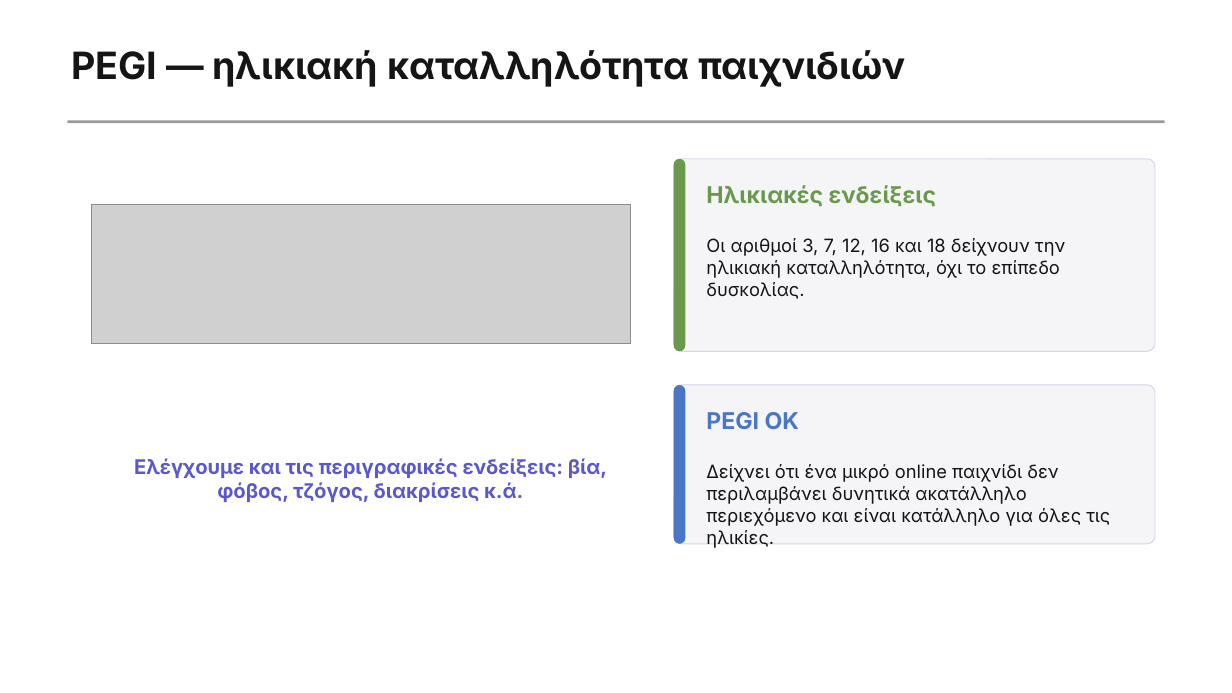
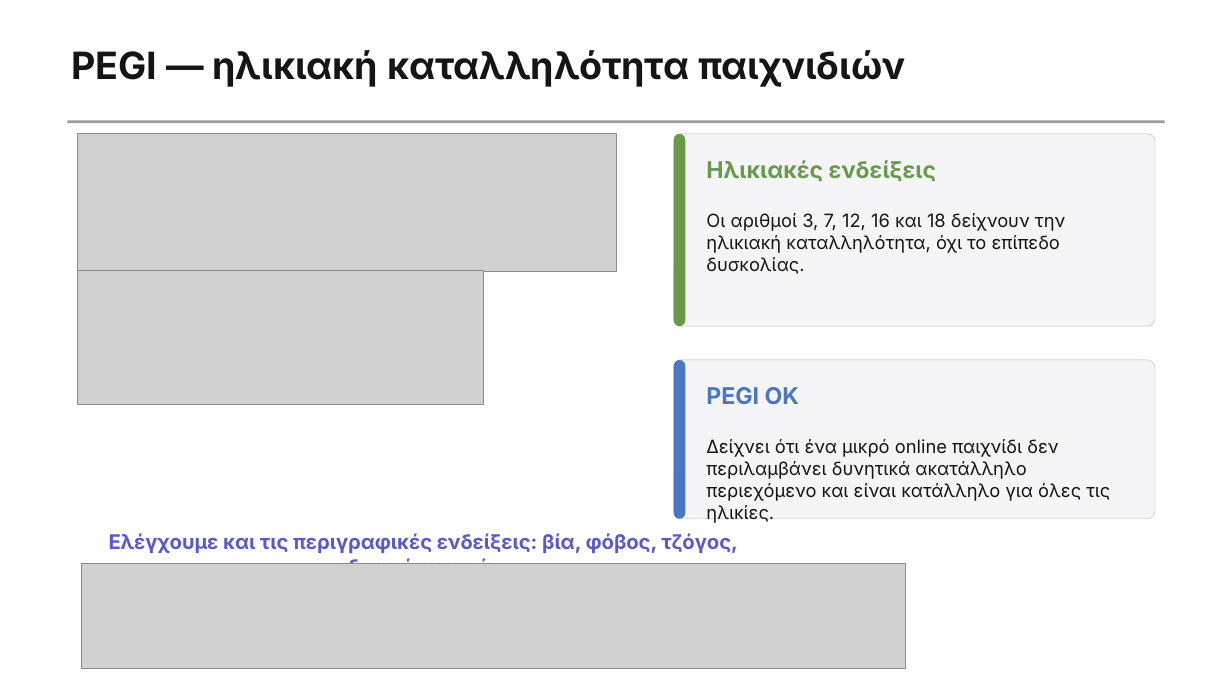
Before and after one commit to aristos32/education, a slide deck: slide 4 of schools-presentations/A Gymnasiou/A5.3 Μ2 - Κίνδυνοι στο Διαδίκτυο.pptx. Drawn at 1232x693 pixels with LibreOffice and Linux fonts; fonts in the diff are those of the drawing; grey boxes stand for pictures. Boxes give left, top, right and bottom in pixels: in the first picture for what was removed or moved away, otherwise in the second. Text is boxed around its words. In the diff, an @@ line names an element or a change of style, - is before the commit and + after.

```diff
--- a/schools-presentations/A Gymnasiou/A5.3 Μ2 - Κίνδυνοι στο Διαδίκτυο.pptx
+++ b/schools-presentations/A Gymnasiou/A5.3 Μ2 - Κίνδυνοι στο Διαδίκτυο.pptx
@@ picture: place and size @@
-picture at (91,205,630,344)
+picture at (77,133,616,272)
@@ picture added at (77,271,483,405) @@
@@ 4 texts, 4 rounded rectangles: place and size @@
-4 texts, 4 rounded rectangles at (674,159,1155,544)
+4 texts, 4 rounded rectangles at (674,134,1155,519)
@@ text "Ελέγχουμε και τις περιγραφικές ενδείξεις: ..." rewrapped from (134,458,607,502) to (109,533,737,564) @@
@@ picture added at (81,563,906,669) @@
```
Also in this commit, not shown: 3 other slides changed, 39 other files.
